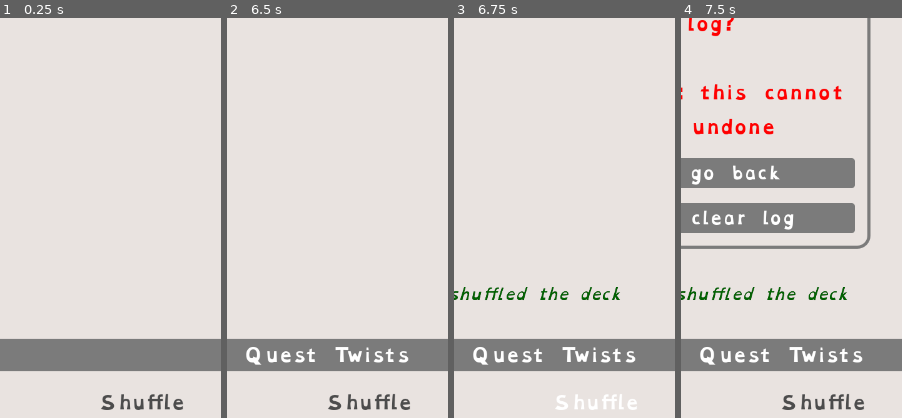
Above: before the commit, frames 1-4 (left to right).
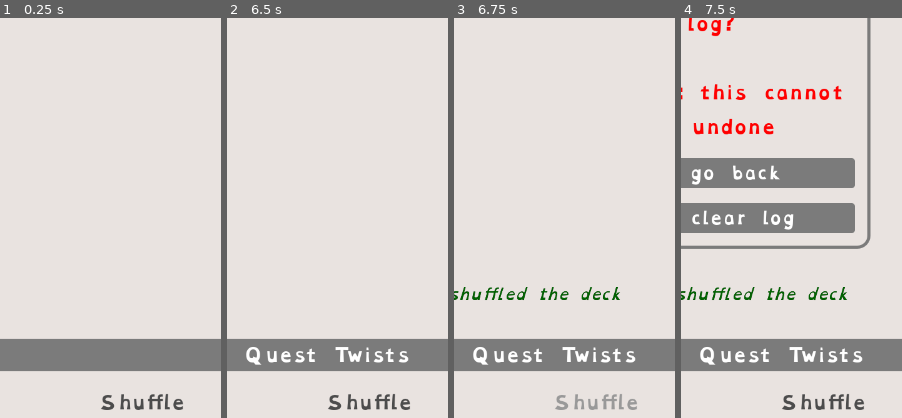
Above: after the commit, the same moments.

Repository: ZoeLocke/colostle-automator
Game: Godot game, scene res://start.tscn
The game is run twice, just before and just after one commit, with the same random seed, the same clock (stepped at 60 frames per second) and the same inputs.
Inputs:
- Up to frame 1 (0.25 s): no input
- Up to frame 2 (6.5 s): click "Explore" at 0.5 s; click "Draw" at 1.25 s; click "Hunters Guild Quest Twists" at 2 s; click "Shuffle" at 2.75 s; click "Clear" at 3.5 s; click "Yes, clear log" at 4.25 s; click "Hunters Guild Quest Twists" at 5 s; click "Draw" at 5.75 s
- Up to frame 3 (6.75 s): click "Shuffle" at 6.5 s
- Up to frame 4 (7.5 s): click "Clear" at 7.25 s
The pictures show only the part of the screen within x 43-93%, y 42-92%; the shares and areas given below are measured in that part.

Frames 1-2 are identical in both runs. In frame 3, 0.6% of the frame differs, in the area x 45-83%, y 94-98%; in frame 4, nothing differs.

Commit message:
changed hover/focus style for buttons to be more accessible

Diff:
--- a/colostle_automator/resources/ui.tres
+++ b/colostle_automator/resources/ui.tres
@@ -18,9 +18,9 @@
 [resource]
 Button/colors/font_color = Color(1, 1, 1, 1)
 Button/colors/font_disabled_color = Color(0.286684, 0.286684, 0.286684, 1)
-Button/colors/font_focus_color = Color(1, 1, 1, 1)
-Button/colors/font_hover_color = Color(1, 1, 1, 1)
-Button/colors/font_hover_pressed_color = Color(1, 1, 1, 1)
+Button/colors/font_focus_color = Color(0.5985247, 0.59852463, 0.59852463, 1)
+Button/colors/font_hover_color = Color(0.6, 0.6, 0.6, 1)
+Button/colors/font_hover_pressed_color = Color(0.6, 0.6, 0.6, 1)
 Button/colors/font_outline_color = Color(1, 1, 1, 1)
 Button/colors/font_pressed_color = Color(1, 1, 1, 1)
 Button/colors/icon_disabled_color = Color(1, 1, 1, 1)
--- a/colostle_automator/start.tscn
+++ b/colostle_automator/start.tscn
@@ -21,6 +21,8 @@
 anchors_preset = 15
 anchor_right = 1.0
 anchor_bottom = 1.0
+grow_horizontal = 2
+grow_vertical = 2
 theme_override_constants/margin_left = 20
 theme_override_constants/margin_top = 20
 theme_override_constants/margin_right = 20
